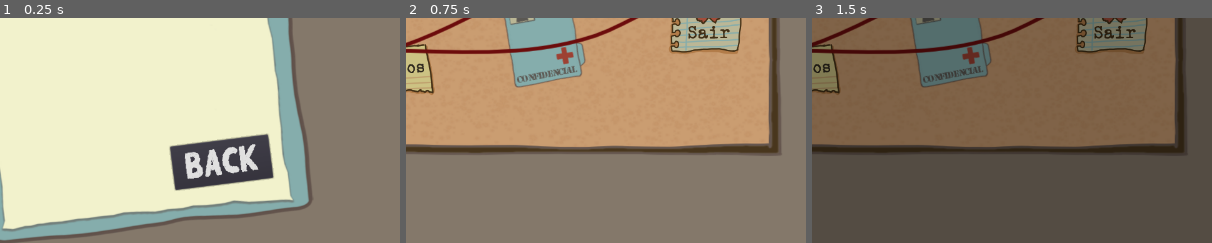
Above: before the commit, frames 1-3 (left to right).
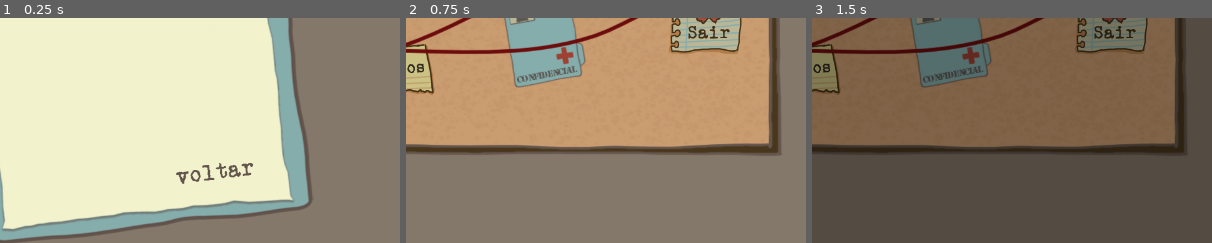
Above: after the commit, the same moments.

Repository: claraig/PatientZero
Game: Godot game, scene res://scenes/Menu/Options.tscn
The game is run twice, just before and just after one commit, with the same random seed, the same clock (stepped at 60 frames per second) and the same inputs. This scene is started directly instead of the project's main scene.
Inputs (mouse positions are % of the whole screen's width and height, from its top left):
- Up to frame 1 (0.25 s): no input
- Up to frame 2 (0.75 s): click "back" (after the commit: "voltar") at 0.5 s
- Up to frame 3 (1.5 s): click (26, 38) at 1.25 s
The pictures show only the part of the screen within x 50-100%, y 50-100%; the shares and areas given below are measured in that part.

The runs differ from the first frame. In frame 1, 4.4% of the frame differs, in the area x 42-69%, y 51-77%; in frame 2, nothing differs; in frame 3, nothing differs.

Commit message:
tela de instruções, botão voltar

Diff:
--- /dev/null
+++ b/Fonts/b_voltar.tres
@@ -0,0 +1,7 @@
+[gd_resource type="DynamicFont" load_steps=2 format=2]
+
+[ext_resource path="res://Fonts/POWDRFT_.ttf" type="DynamicFontData" id=1]
+
+[resource]
+size = 35
+font_data = ExtResource( 1 )
--- a/scenes/Menu/Instructions.tscn
+++ b/scenes/Menu/Instructions.tscn
@@ -1,64 +1,88 @@
-[gd_scene load_steps=7 format=2]
+[gd_scene load_steps=8 format=2]
 
-[ext_resource path="res://Fonts/blackground_60.tres" type="DynamicFont" id=1]
+[ext_resource path="res://Fonts/b_voltar.tres" type="DynamicFont" id=1]
 [ext_resource path="res://assets/audio/key1.wav" type="AudioStream" id=2]
-[ext_resource path="res://Fonts/COURBD.TTF" type="DynamicFontData" id=3]
-[ext_resource path="res://Fonts/twCenC_100.tres" type="DynamicFont" id=4]
+[ext_resource path="res://Fonts/POWDRFT_.ttf" type="DynamicFontData" id=3]
+[ext_resource path="res://assets/menu/instructions/menu_instrucoes.png" type="Texture" id=4]
 [ext_resource path="res://scenes/Menu/Instructions.gd" type="Script" id=5]
+[ext_resource path="res://assets/autoral/Lugares/escritorioA.png" type="Texture" id=6]
 
 [sub_resource type="DynamicFont" id=1]
-size = 20
+size = 21
+outline_color = Color( 0.266667, 0.192157, 0.0901961, 1 )
 use_filter = true
 font_data = ExtResource( 3 )
 
 [node name="Instructions" type="Node2D"]
 script = ExtResource( 5 )
 
+[node name="Sprite" type="Sprite" parent="."]
+position = Vector2( 638.424, 360.955 )
+texture = ExtResource( 4 )
+
 [node name="audio" type="AudioStreamPlayer" parent="."]
 stream = ExtResource( 2 )
 
-[node name="CenterContainer" type="Node2D" parent="."]
-position = Vector2( 279.446, 20.1403 )
-
-[node name="VBoxContainer" type="VBoxContainer" parent="CenterContainer"]
-margin_right = 800.0
-margin_bottom = 651.0
-rect_min_size = Vector2( 800, 0 )
-custom_constants/separation = 30
-alignment = 1
+[node name="text" type="Label" parent="."]
+margin_left = 191.0
+margin_top = 470.0
+margin_right = 974.0
+margin_bottom = 617.0
+custom_fonts/font = SubResource( 1 )
+custom_colors/font_color = Color( 0.266667, 0.192157, 0.0901961, 1 )
+text = "É possível isolar uma pessoa por turno. Você pode usar isto para evitar que mais pessoas sejam contaminadas. Isolando o Paciente Zero você poderá desenvolver uma vacina e salvar a vida da população. Encontre-o antes que seja tarde demais."
+align = 3
+autowrap = true
 __meta__ = {
 "_edit_use_anchors_": false
 }
 
-[node name="Label" type="Label" parent="CenterContainer/VBoxContainer"]
-margin_right = 800.0
-margin_bottom = 108.0
-custom_fonts/font = ExtResource( 4 )
-custom_colors/font_color_shadow = Color( 0.682353, 0.14902, 0.14902, 1 )
-custom_constants/shadow_offset_x = 3
-custom_constants/shadow_offset_y = 3
-text = "Instruções"
-align = 1
+[node name="text2" type="Label" parent="."]
+margin_left = 370.812
+margin_top = 202.366
+margin_right = 1116.81
+margin_bottom = 349.366
+custom_fonts/font = SubResource( 1 )
+custom_colors/font_color = Color( 0.266667, 0.192157, 0.0901961, 1 )
+text = "O mundo enfrenta uma situação de pandemia. O vírus começa a se espalhar pela cidade. Você precisa ser rápido e usar lógica e estratégia para verificar os infectadas enquanto tentar descobrir quem é o paciente zero."
+align = 3
+autowrap = true
+__meta__ = {
+"_edit_use_anchors_": false
+}
 
-[node name="text" type="Label" parent="CenterContainer/VBoxContainer"]
-margin_top = 138.0
-margin_right = 800.0
-margin_bottom = 551.0
+[node name="text3" type="Label" parent="."]
+margin_left = 192.0
+margin_top = 354.0
+margin_right = 1109.0
+margin_bottom = 501.0
 custom_fonts/font = SubResource( 1 )
-text = "O mundo enfrenta uma situação de pandemia. O vírus começa a se espalhar pela cidade. Você precisa ser rápido e usar lógica e estratégia para verificar as pessoas que foram infectadas enquanto tentar descobrir quem é o paciente zero, imune à doença.
+custom_colors/font_color = Color( 0.266667, 0.192157, 0.0901961, 1 )
+text = "O mural apresenta informações diárias e os locais da cidade, onde você pode verificar diariamente por onde andaram as pessoas e com quem tiveram contato."
+align = 3
+autowrap = true
+__meta__ = {
+"_edit_use_anchors_": false
+}
 
-O mural apresenta informações diárias e os locais da cidade e clicando nos prédios você pode verificar diariamente por onde andaram as pessoas e com quem tiveram contato.
+[node name="Button" type="Button" parent="."]
+margin_left = 279.446
+margin_top = 601.14
+margin_right = 1079.45
+margin_bottom = 671.14
+custom_fonts/font = ExtResource( 1 )
+custom_colors/font_color = Color( 0.266667, 0.192157, 0.0901961, 1 )
+custom_colors/font_color_hover = Color( 0.521569, 0.47451, 0.419608, 1 )
+custom_colors/font_color_pressed = Color( 0.521569, 0.47451, 0.419608, 1 )
+text = "voltar"
+flat = true
+__meta__ = {
+"_edit_use_anchors_": false
+}
 
-É possível isolar uma pessoa por turno.
-
-Você pode usar isto para evitar que mais pessoas sejam contaminadas. Isolando o Paciente Zero você poderá  examiná-lo para desenvolver uma vacina e, a partir desta, salvar a vida da população.
-Encontre-o antes que seja tarde demais."
-autowrap = true
-
-[node name="Button" type="Button" parent="CenterContainer/VBoxContainer"]
-margin_top = 581.0
-margin_right = 800.0
-margin_bottom = 651.0
-custom_fonts/font = ExtResource( 1 )
-text = "back"
-[connection signal="pressed" from="CenterContainer/VBoxContainer/Button" to="." method="_on_Button_pressed"]
+[node name="escritorioA" type="Sprite" parent="."]
+position = Vector2( 1071.26, 568.708 )
+rotation = 0.107407
+scale = Vector2( 0.615309, 0.615309 )
+texture = ExtResource( 6 )
+[connection signal="pressed" from="Button" to="." method="_on_Button_pressed"]
--- a/scenes/Menu/Options.tscn
+++ b/scenes/Menu/Options.tscn
@@ -2,7 +2,7 @@
 
 [ext_resource path="res://assets/menu/options/menu_opcoes.png" type="Texture" id=1]
 [ext_resource path="res://assets/audio/key1.wav" type="AudioStream" id=2]
-[ext_resource path="res://Fonts/blackground_60.tres" type="DynamicFont" id=3]
+[ext_resource path="res://Fonts/b_voltar.tres" type="DynamicFont" id=3]
 [ext_resource path="res://scenes/Menu/ReturnToTitle.gd" type="Script" id=4]
 [ext_resource path="res://Fonts/TCCM____.TTF" type="DynamicFontData" id=5]
 [ext_resource path="res://assets/autoral/Botoes/seta.png" type="Texture" id=6]
@@ -27,13 +27,17 @@
 stream = ExtResource( 2 )
 
 [node name="b_back" type="Button" parent="."]
-margin_left = 911.92
-margin_top = 565.907
-margin_right = 1069.92
-margin_bottom = 635.907
+margin_left = 884.219
+margin_top = 582.527
+margin_right = 1077.22
+margin_bottom = 652.527
 rect_rotation = -7.16776
 custom_fonts/font = ExtResource( 3 )
-text = "back"
+custom_colors/font_color = Color( 0.388235, 0.329412, 0.301961, 1 )
+custom_colors/font_color_hover = Color( 0.521569, 0.47451, 0.419608, 1 )
+custom_colors/font_color_pressed = Color( 0.266667, 0.192157, 0.0901961, 1 )
+text = "voltar"
+flat = true
 __meta__ = {
 "_edit_use_anchors_": false
 }
Binary file added: assets/menu/instructions/menu_instrucoes.png
